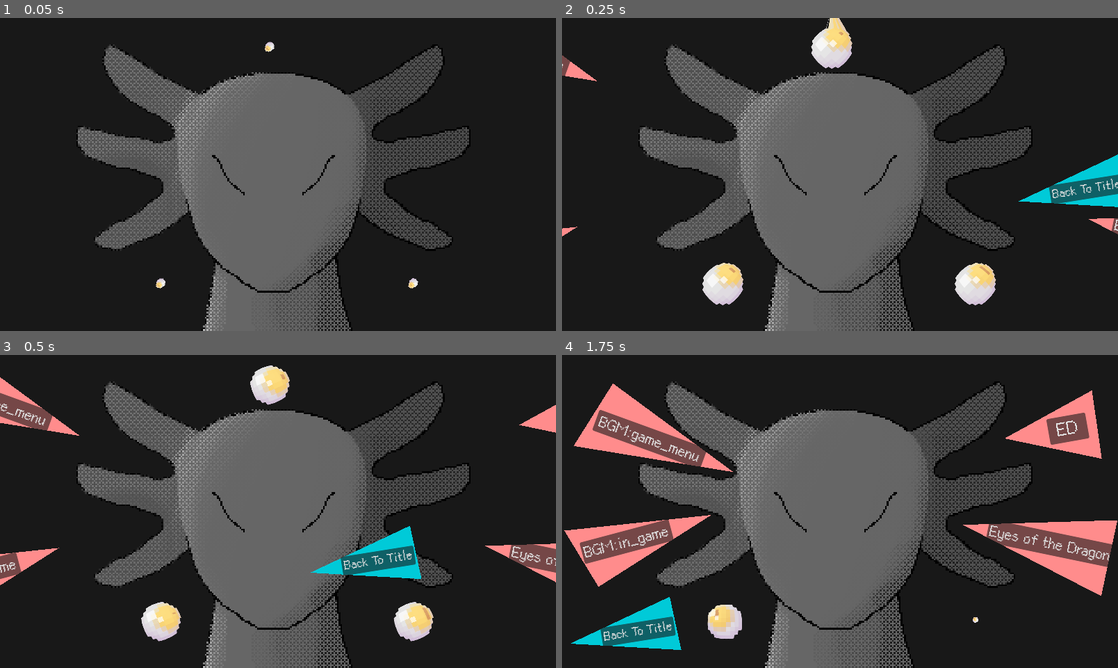
Above: before the commit, frames 1-4 (two rows, left to right).
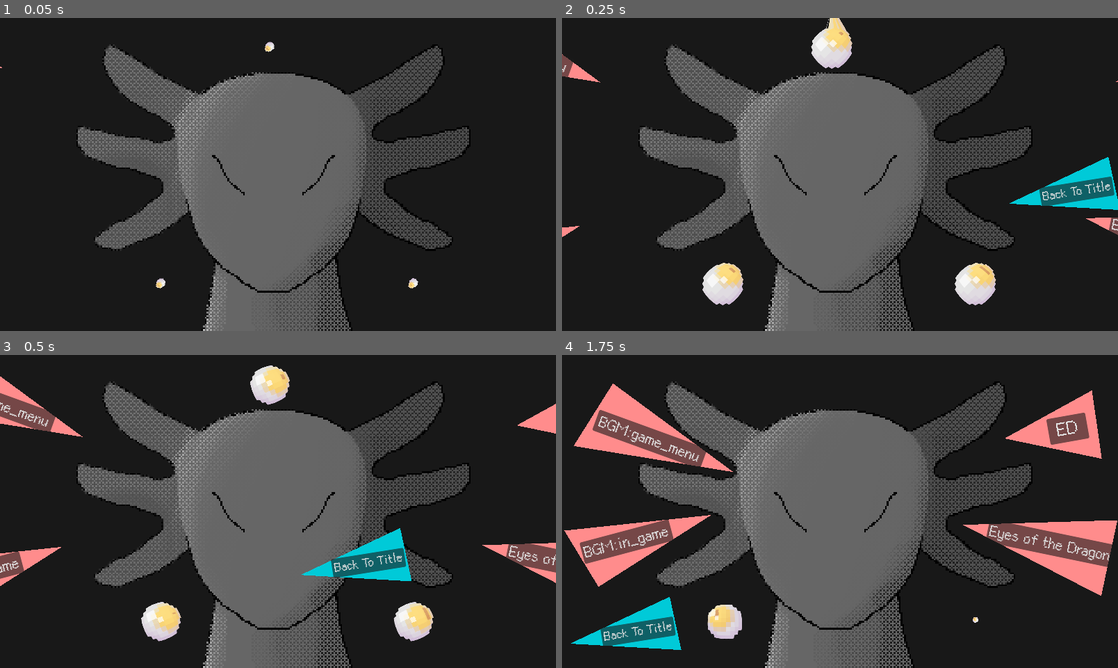
Above: after the commit, the same moments.

Repository: r8114wjbn9118/Hello-Godot-Game-Jam-1
Game: Godot game, scene res://scene/Extra/Extra.tscn
Same seed, same stepped clock (60 frames per second), same inputs: the game is played once before the commit and once after it. This scene is started directly instead of the project's main scene. The engine's default icon, where the game draws it, is replaced by a stand-in: a white triangle on a blue panel in a dark square. Sound files missing from this copy of the repository are replaced by a short silence.
Inputs (mouse positions are in pixels of both pictures, inside the frame that each line leads up to):
- Up to frame 1 (0.05 s): no input
- Up to frame 2 (0.25 s): no input
- Up to frame 3 (0.5 s): no input
- Up to frame 4 (1.75 s): tap Enter (ui_accept) at 0.5 s; drag from (834, 383) to (973, 621) at 0.52 s; drag from (973, 621) to (834, 383) at 1.27 s

The runs differ from the first frame. In frame 1, less than 0.1% of the frame differs, in the area x 0-1%, y 15-16%; in frame 2, 1.0%; in frame 3, 1.7%, in the area x 0-100%, y 6-74%; in frame 4, nothing differs.

Commit message:
update
調整Extra的開始動畫

Diff:
--- a/scene/Extra/Extra.tscn
+++ b/scene/Extra/Extra.tscn
@@ -325,6 +325,7 @@
 libraries = {
 "": SubResource("AnimationLibrary_no3hk")
 }
+autoplay = "button_in"
 playback_auto_capture_transition_type = 5
 playback_auto_capture_ease_type = 1
 
--- a/scene/Extra/extra.gd
+++ b/scene/Extra/extra.gd
@@ -4,7 +4,7 @@
 # Called when the node enters the scene tree for the first time.
 func _ready() -> void:
 	SoundManager.stop()
-	%AnimationPlayer.play("button_in")
+	#%AnimationPlayer.play("button_in")
 	#%AnimationPlayer.play_with_capture(
 		#"button_in", 1.0, 1.0, 1.0, false, Tween.TRANS_ELASTIC, Tween.EASE_OUT
 	#)
